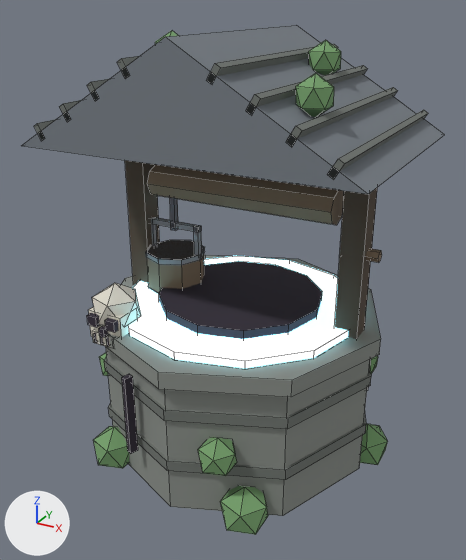
Renders of the FBX model products/village_kit_grimforge_darkfantasy_v1/models_fbx/well.fbx from each side of a commit.
Both versions are drawn from a camera (50 mm lens) standing at (1.012, -1.898, 1.595) and looking at (-0.012, -0.037, 0.665). The axes (+X, +Y, +Z) are drawn at lower left. The lights are the same throughout. The older version comes first. Mesh edges are drawn as thin lines. Vertices at exactly the same position are counted once.

Names of what the first picture shows: 'well'.
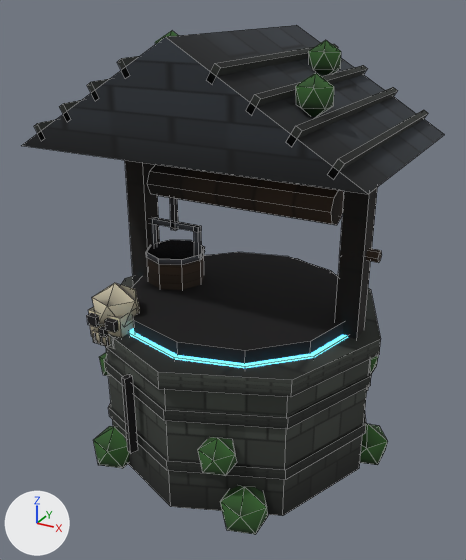
Pixel boxes (x1, y1, x2, y2) of what changed, in the pictures (466 x 560 px; the box of a moved part takes in the faces that stretch with it):
'well', reshaped, recoloured, surface changed (grey to black): (22, 25, 445, 535) in both
part 1 of me_cylinder_084, moved or reshaped: before (128, 256, 348, 368); after (129, 328, 348, 368)
part 2 of me_cylinder_084, moved or reshaped: before (159, 261, 322, 339); after (132, 252, 343, 363)
part 3 of me_cylinder_084, recoloured (grey to black): (105, 259, 381, 516) in both
part 4 of me_cylinder_084, recoloured: (34, 44, 428, 480) in both
part 5 of me_cylinder_084, recoloured: before (128, 256, 348, 368); after (129, 328, 348, 368)
part 6 of me_cylinder_084, recoloured: before (87, 261, 371, 454); after (87, 252, 371, 454)
part 7 of me_cylinder_084, recoloured: (93, 31, 388, 535) in both
part 8 of me_cylinder_084, recoloured (darker): (125, 160, 377, 339) in both
part 9 of me_cylinder_084, recoloured (grey to black): (22, 25, 445, 194) in both
part 10 of me_cylinder_084, recoloured (darker): (147, 165, 382, 289) in both
part 11 of me_cylinder_084, recoloured: before (146, 217, 205, 294); after (146, 217, 205, 265)
part 12 of me_cylinder_084, recoloured: (170, 198, 178, 231) in both
part 13 of me_cylinder_084, recoloured (darker): (89, 283, 140, 347) in both
part 14 of me_cylinder_084, surface changed (grey to black): (22, 25, 445, 535) in both

What changed in the scene script:
```text
Add img_atlas_emit_png:
    img_atlas_emit_png = load_image('atlas_emit.png', '_unpacked/atlas_emit.png', 512, 512, 'sRGB')
Add img_atlas_color_png:
    img_atlas_color_png = load_image('atlas_color.png', '_unpacked/atlas_color.png', 512, 512, 'sRGB')
Add mat_kit_atlas_mat:
    mat_kit_atlas_mat = bpy.data.materials.new('kit_atlas_mat')
    # uses the picture img_atlas_color_png
    # uses the picture img_atlas_emit_png
Change me_cylinder_084:
    where me_cylinder_084.from_pydata(...)  # 606 vertices, 587 faces; spans x -0.58..0.57, y -0.53..0.53, z -0.29..1.25
    used by ob_well; location = (0.0, 0.0, 0.25)
    me_cylinder_084 part 1: the loose piece of 24 vertices spanning x -0.44..0.44, y -0.44..0.44, z 0.3..0.32 is moved by (0.0, 0.0, -0.02)
    me_cylinder_084 part 2: the loose piece of 24 vertices spanning x -0.3..0.3, y -0.3..0.3, z 0.3..0.35 is scaled about its middle by (1.4, 1.4, 1.6), then moved by (0.0, 0.0, -0.02)
    me_cylinder_084 part 3: all 20 faces that had it switch from mat_stone (grey #8a8f89) to mat_kit_atlas_mat
    me_cylinder_084 part 4: all 68 faces that had it switch from mat_stone_dk (grey #717671) to mat_kit_atlas_mat
    me_cylinder_084 part 5: all 14 faces that had it switch from mat_ghostfire (cyan #a2eaff, glowing cyan #a2eaff) to mat_kit_atlas_mat
    me_cylinder_084 part 6: all 74 faces that had it switch from mat_soot (dark grey #322a38) to mat_kit_atlas_mat
    me_cylinder_084 part 7: all 260 faces that had it switch from mat_leaf_dk (green #76a06c) to mat_kit_atlas_mat
    me_cylinder_084 part 8: all 18 faces that had it switch from mat_charwood (brown #514538) to mat_kit_atlas_mat
    me_cylinder_084 part 9: all 5 faces that had it switch from mat_slate (grey #777e85) to mat_kit_atlas_mat
    me_cylinder_084 part 10: all 28 faces that had it switch from mat_wood_dk (brown #82705c) to mat_kit_atlas_mat
    me_cylinder_084 part 11: all 62 faces that had it switch from mat_iron (grey #90949a) to mat_kit_atlas_mat
    me_cylinder_084 part 12: all 6 faces that had it switch from mat_ash (grey #696770) to mat_kit_atlas_mat
    me_cylinder_084 part 13: all 32 faces that had it switch from mat_bone (light grey #e3ded1) to mat_kit_atlas_mat
    me_cylinder_084 part 14: texture (UV) coordinates of 587 of 587 faces, centred in x -0.57..0.56, y -0.52..0.52, z -0.26..1.23, changed; they spanned u 0.0..1.0, v 0.0..1.0 and now span u 0.0..1.0, v 0.0..0.99
```
